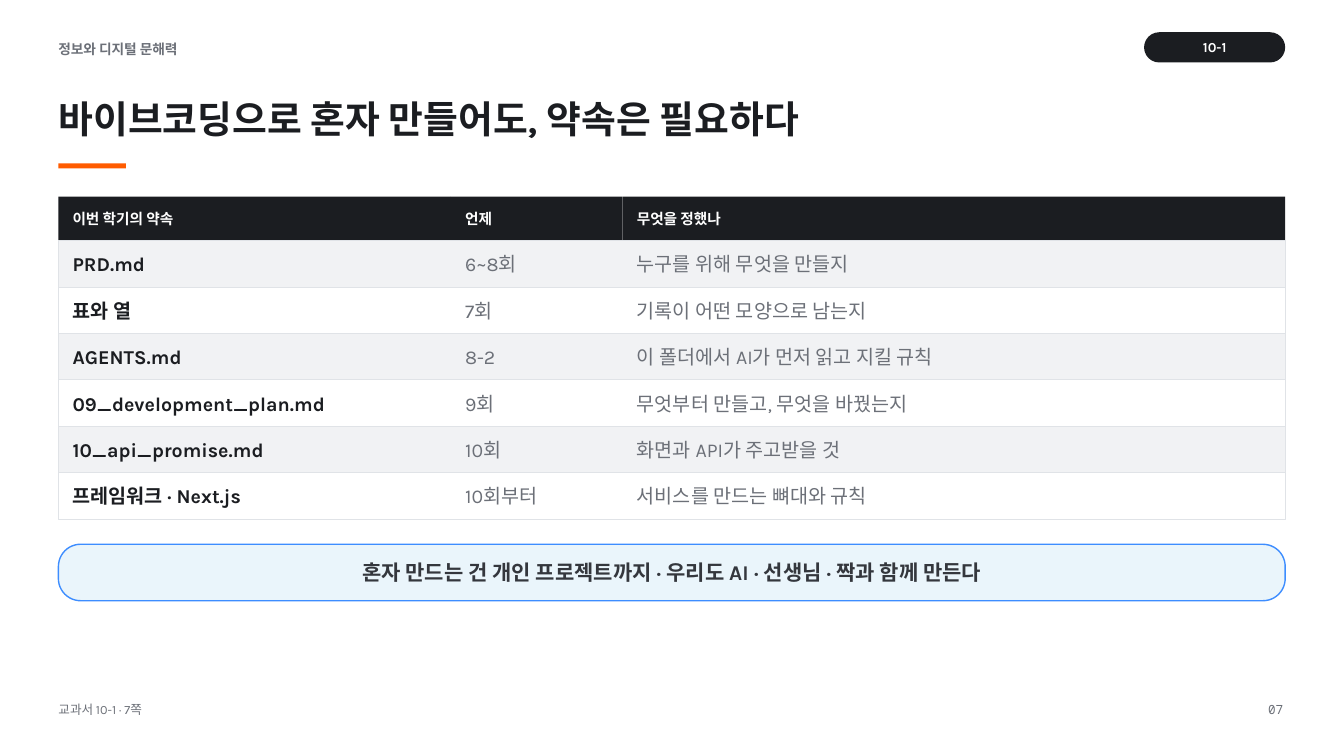
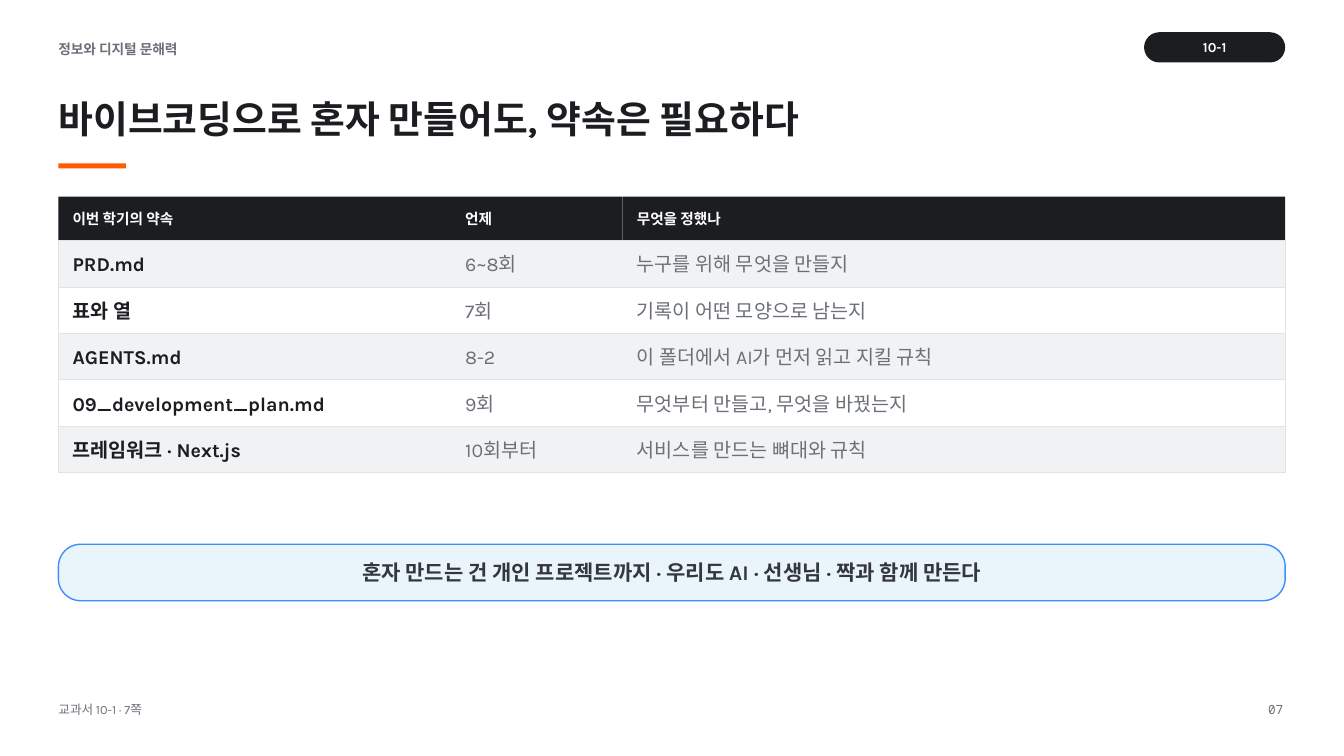
Before and after one commit to vcl-korea/2026-2nd-semester__jdh, a slide deck: slide 7 of 10/ppt/10-1_프레임워크란.pptx. Drawn at 1344x756 pixels with LibreOffice and Linux fonts; fonts in the diff are those of the drawing. Boxes give left, top, right and bottom in pixels: in the first picture for what was removed or moved away, otherwise in the second. Text is boxed around its words. In the diff, an @@ line names an element or a change of style, - is before the commit and + after.

```diff
--- a/10/ppt/10-1_프레임워크란.pptx
+++ b/10/ppt/10-1_프레임워크란.pptx
@@ text removed at bbox=[73, 443, 264, 462] @@
-10_api_promise.md
@@ 3 texts: place and size @@
-3 texts at bbox=[73, 486, 867, 508]
+3 texts at bbox=[73, 440, 867, 462]
@@ text removed at bbox=[637, 441, 840, 459] @@
-화면과 API가 주고받을 것
@@ rectangle removed at bbox=[58, 473, 1286, 519] @@
```
Also in this commit, not shown: 9 other slides changed, 1 slide added, 14 other files.
